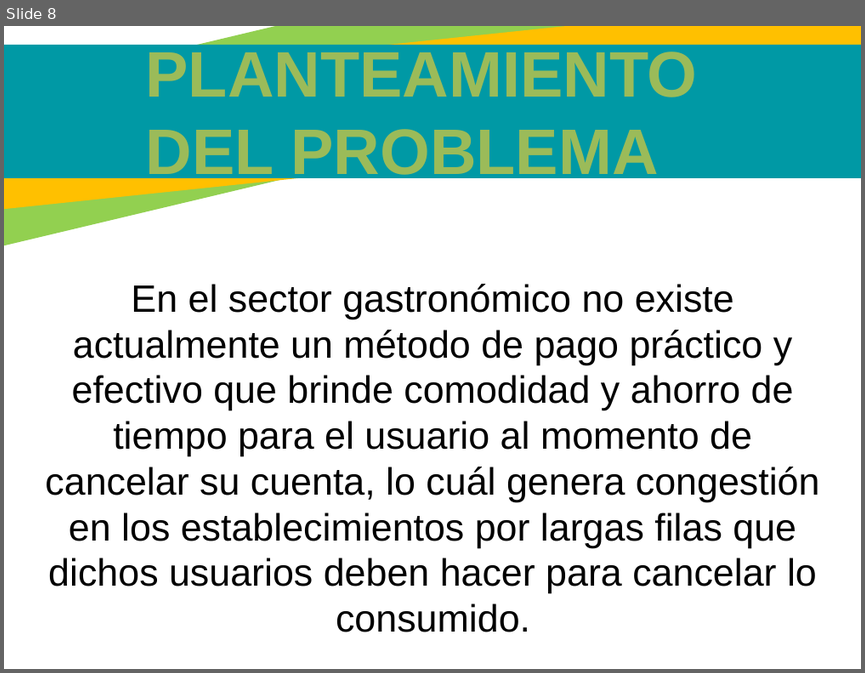
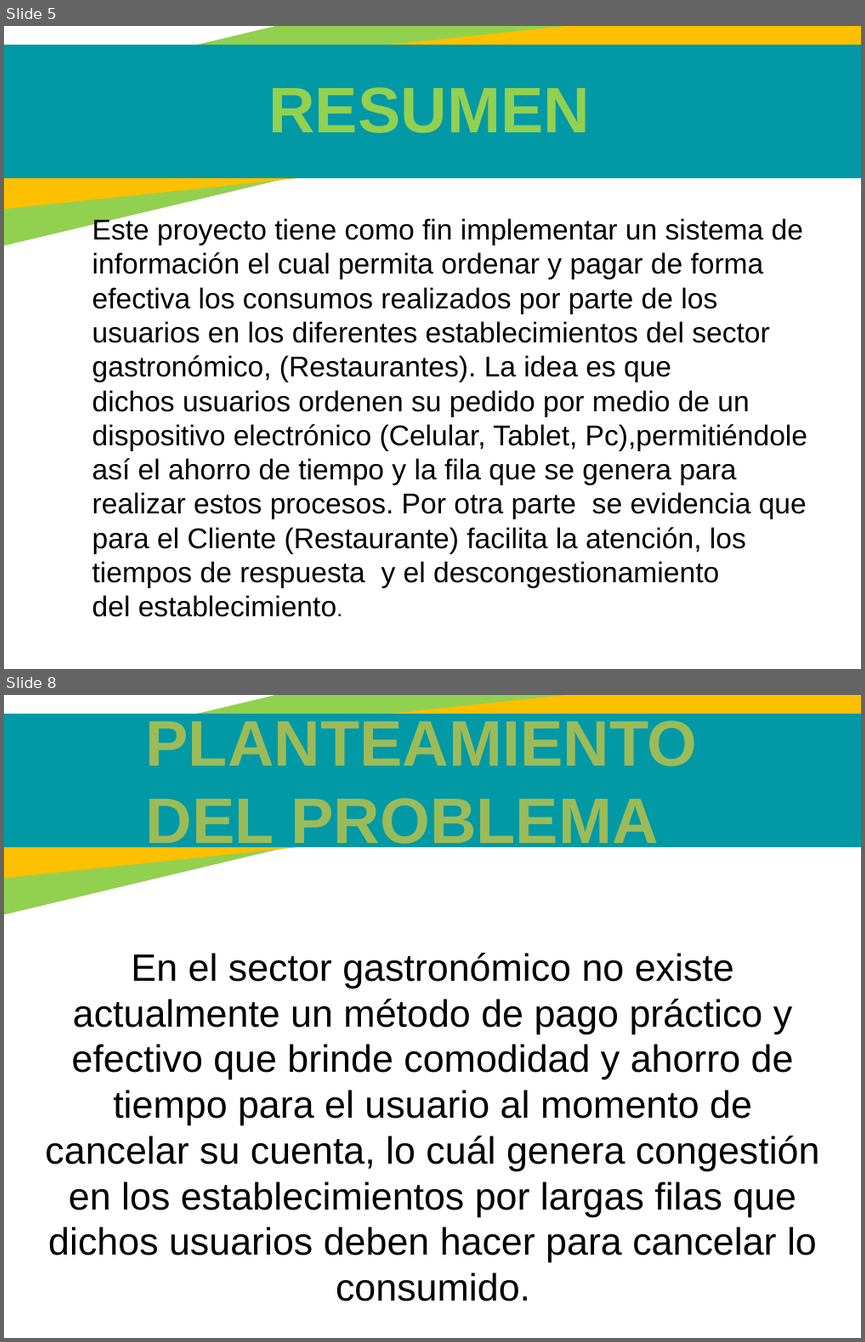
Before and after one commit to juannicolasvargas/SANF-solutions-helps, a slide deck: Cuarto trimestre/Presentacion v4.pptx. Shown one above the other, each under a label of ours: slide 8 before the commit, slides 5 and 8 after it; the slides between them are not shown. The pictures are 865x673 and 865x1342 pixels, drawn with LibreOffice and Linux fonts; fonts in the diff are those of the drawing. Boxes give left, top, right and bottom in pixels: in the first picture for what was removed or moved away, otherwise in the second. Text is boxed around its words. In the diff, an @@ line names an element or a change of style, - is before the commit and + after.

```diff
--- a/Cuarto trimestre/Presentacion v4.pptx
+++ b/Cuarto trimestre/Presentacion v4.pptx
@@ slide 5 added at box(4, 26, 861, 669), background #FFFFFF; not listed: 3 template elements that a slide beside it also shows @@
@@ text added at box(268, 87, 590, 133), 54 pt, text #92D050, bold @@
+RESUMEN
@@ text added at box(92, 252, 807, 617), 24 pt, text #000000 @@
+Este proyecto tiene como fin implementar un sistema de
+información el cual permita ordenar y pagar de forma
+efectiva los consumos realizados por parte de los
+usuarios en los diferentes establecimientos del sector
+gastronómico, (Restaurantes). La idea es que
+dichos usuarios ordenen su pedido por medio de un
+dispositivo electrónico (Celular, Tablet, Pc),permitiéndole
+así el ahorro de tiempo y la fila que se genera para
+realizar estos procesos. Por otra parte se evidencia que
+para el Cliente (Restaurante) facilita la atención, los
+tiempos de respuesta y el descongestionamiento
+del establecimiento.
```
Also in this commit, not shown: 4 slides changed, 6 slides removed.
